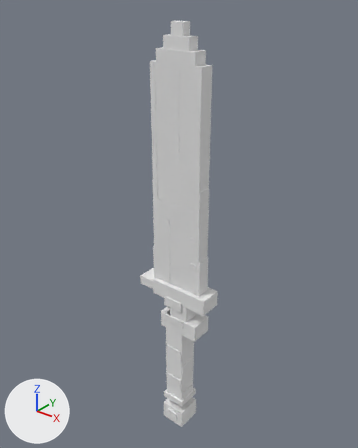
The OBJ model src/main/resources/assets/ashbound/models/mesh/kiln_greatsword.obj as it was, and as the next commit left it.
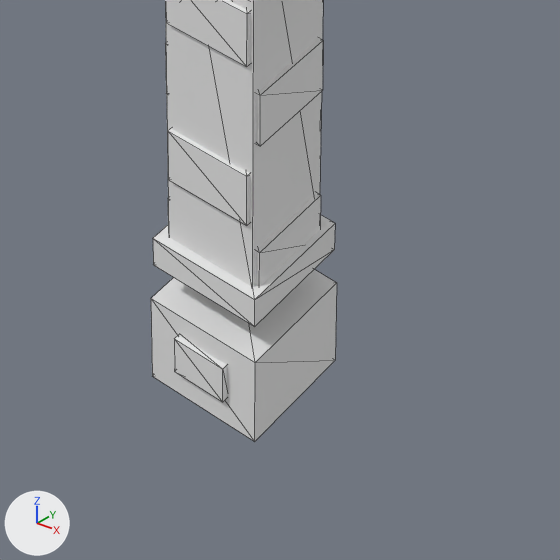
Each version is shown whole from a 50 mm camera at (2.369, -2.849, 2.758) aimed at (0.429, -0.424, 1.255), then close up on the part from 38% to 66% of the width and 78% to 100% of the height. Every picture has the same lights, and +X, +Y and +Z are marked at lower left. The last two pictures show the newer version. The close-ups show mesh edges as thin lines. Where no turn or scale is listed for an object, it has been applied to the vertices.

In view in the first close-up: 'kiln_greatsword'.
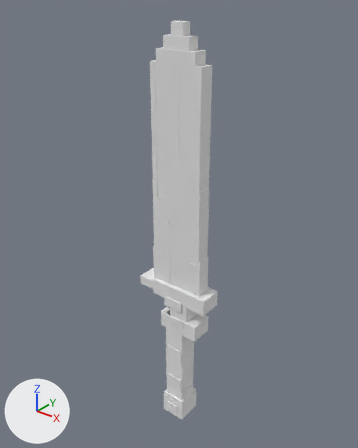
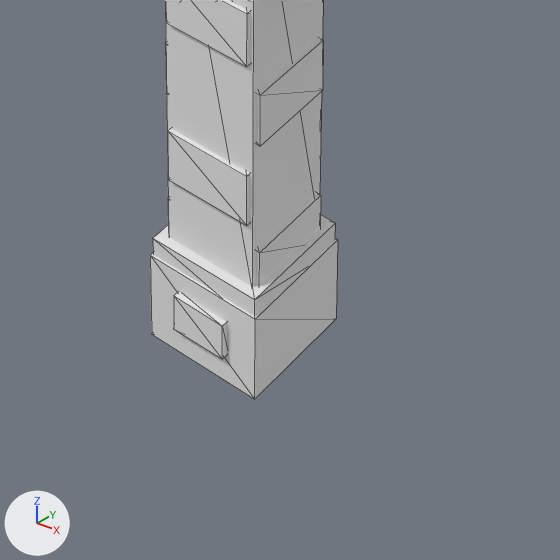
Diff of the bpy script that builds the scene:
```diff
--- a/src/main/resources/assets/ashbound/models/mesh/kiln_greatsword.obj.py
+++ b/src/main/resources/assets/ashbound/models/mesh/kiln_greatsword.obj.py
@@ me_kiln_greatsword @@
 # used by ob_kiln_greatsword; location = (0.0, 0.0, 0.0)
-me_kiln_greatsword.from_pydata(...)  # 304 vertices, 456 faces; spans x 0.18..0.77, y -0.6..-0.41, z -0.43..2.57
+me_kiln_greatsword.from_pydata(...)  # 304 vertices, 456 faces; spans x 0.18..0.77, y -0.6..-0.41, z -0.35..2.57
+# me_kiln_greatsword part 1: the loose piece of 8 vertices spanning x 0.41..0.59, y -0.59..-0.41, z -0.43..-0.28 is moved by (0.0, 0.0, 0.08)
+# me_kiln_greatsword part 2: the loose piece of 8 vertices spanning x 0.46..0.54, y -0.6..-0.59, z -0.38..-0.32 is moved by (0.0, 0.0, 0.08)
 me_kiln_greatsword.materials.append(mat_blade)
```

Pixel boxes (x1, y1, x2, y2) of what changed, in the close-ups (560 x 560 px; the box of a moved part takes in the faces that stretch with it):
'kiln_greatsword', reshaped: before (151, 0, 337, 442); after (150, 0, 338, 399)
part 1 of me_kiln_greatsword, moved or reshaped: before (151, 270, 337, 442); after (150, 238, 338, 399)
part 2 of me_kiln_greatsword, moved or reshaped: before (174, 335, 227, 402); after (174, 292, 227, 359)
